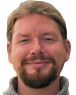
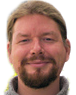
The second w=76, h=95 image is a revision of the first. Changes to its layers:
painted on "Background copy" over [1,0,71,95]
